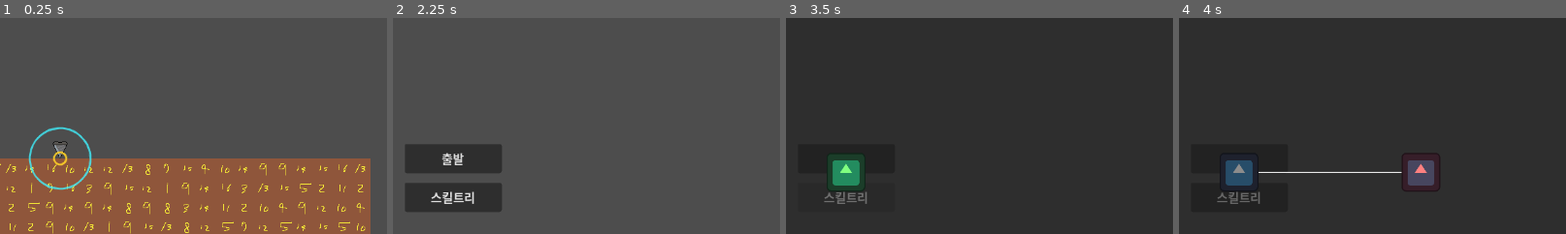
Above: before the commit, frames 1-4 (left to right).
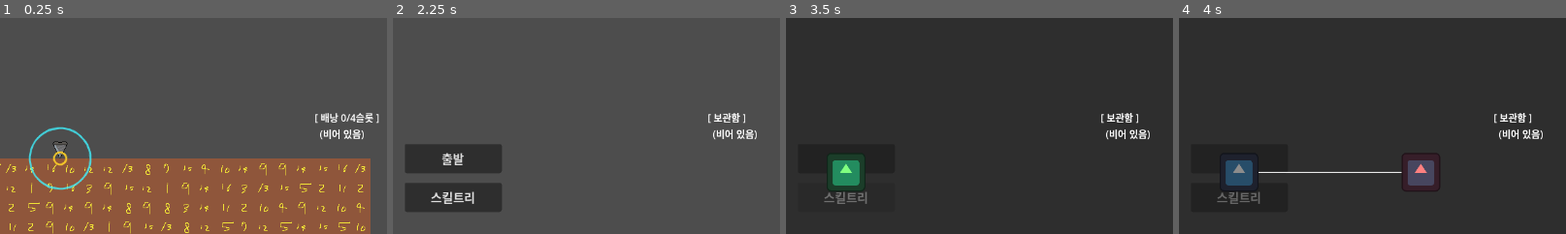
Above: after the commit, the same moments.

Repository: illwsion/Dig-Down-the-Planet
Game: Godot game, scene res://scenes/main/Main.tscn
The game is run twice, just before and just after one commit, with the same random seed, the same clock (stepped at 60 frames per second) and the same inputs. The engine's default icon, where the game draws it, is replaced by a stand-in: a white triangle on a blue panel in a dark square.
Inputs (mouse positions are % of the whole screen's width and height, from its top left):
- Up to frame 1 (0.25 s): no input
- Up to frame 2 (2.25 s): click "거점으로 복귀" at 0.5 s; click "출발" at 1.25 s; click "거점으로 복귀" at 2 s
- Up to frame 3 (3.5 s): click "스킬트리" at 2.75 s
- Up to frame 4 (4 s): click (50, 53) at 3.5 s
The pictures show only the part of the screen within x 42-92%, y 17-67%; the shares and areas given below are measured in that part.

The runs differ from the first frame. In frame 1, 0.7% of the frame differs, in the area x 81-98%, y 43-57%; in frame 2, 0.5%; in frame 3, 0.5%; in frame 4, 0.5%.

Commit message:
feat: 아이템, 인벤토리 시스템 구현

Diff:
--- a/autoload/GameState.gd
+++ b/autoload/GameState.gd
@@ -13,8 +13,15 @@
 ## 달러. 달러 획득 시스템 구현 전까지 0으로 유지.
 var dollars: int = 0
 
-## 광석 인벤토리. { ore_id: StringName -> amount: int }
-var ore_inventory: Dictionary = {}
+## 채굴 중 사용하는 임시 배낭. 출발 시 비워지고, 귀환 시 hub_inventory로 이전된다.
+var run_inventory: RunInventory = RunInventory.new()
+
+## run_inventory UI 표시용 카운트. { item_id -> 표시 개수 }
+## 실제 슬롯(run_inventory)은 픽업 판정 즉시 반영, 이 값은 아이콘 소멸 시 반영.
+var run_display: Dictionary = {}
+
+## 거점 영구 보관함. 런을 넘어 유지되며 스킬 구매 비용 차감에 사용된다.
+var hub_inventory: HubInventory = HubInventory.new()
 
 
 func _ready() -> void:
@@ -24,18 +31,40 @@
 	print("GameState: visible_skills = ", visible_skills)
 
 
+## 출발 전 호출. run_inventory와 표시용 카운트를 모두 비운다.
+func start_run() -> void:
+	run_inventory.clear()
+	run_display.clear()
+
+
+## DropItem 아이콘이 드릴에 도달했을 때 호출. 표시용 카운트만 증가.
+func confirm_pickup(_item_id: StringName, _count: int) -> void:
+	run_display[_item_id] = run_display.get(_item_id, 0) + _count
+
+
+## 귀환 시 호출. run_inventory 전량을 hub_inventory로 이전한 뒤 비운다.
+## hub_inventory는 한계가 없으므로 항상 전량 이전 성공.
+func transfer_run_to_hub() -> void:
+	for slot in run_inventory.slots:
+		if slot["item_id"] == &"" or slot["count"] <= 0:
+			continue
+		hub_inventory.add_item(slot["item_id"], slot["count"])
+	run_inventory.clear()
+
+
+## 스킬 구매 가능 여부. hub_inventory 기준으로 확인한다.
 func can_afford(_cost: SkillCost) -> bool:
 	if dollars < _cost.dollar_cost:
 		return false
 	for oreId in _cost.ore_costs:
 		var required: int = _cost.ore_costs[oreId]
-		var owned: int = ore_inventory.get(oreId, 0)
-		if owned < required:
+		if hub_inventory.get_count(oreId) < required:
 			return false
 	return true
 
 
+## 스킬 구매 비용 차감. hub_inventory 기준으로 차감한다.
 func deduct_cost(_cost: SkillCost) -> void:
 	dollars -= _cost.dollar_cost
 	for oreId in _cost.ore_costs:
-		ore_inventory[oreId] = ore_inventory.get(oreId, 0) - _cost.ore_costs[oreId]
+		hub_inventory.remove_item(oreId, _cost.ore_costs[oreId])
--- a/project.godot
+++ b/project.godot
@@ -18,6 +18,7 @@
 [autoload]
 
 GameState="*res://autoload/GameState.gd"
+ItemDatabase="*uid://pu7yyw7dhdcr"
 
 [display]
 
--- /dev/null
+++ b/resources/items/item_database.csv
@@ -0,0 +1,2 @@
+id,display_name,sell_price
+dirt,흙,1
--- a/resources/tileset/terrain_tileset.tres
+++ b/resources/tileset/terrain_tileset.tres
@@ -1,11 +1,9 @@
-[gd_resource type="TileSet" load_steps=3 format=3 uid="uid://digterraintileset01"]
+[gd_resource type="TileSet" format=3 uid="uid://sah4b0vborau"]
 
-[ext_resource type="Texture2D" path="res://assets/tiles/tile_dirt.png" id="1_dirt"]
+[ext_resource type="Texture2D" uid="uid://c4tuh7jljtw3i" path="res://assets/tiles/tile_dirt.png" id="1_dirt"]
 
 [sub_resource type="TileSetAtlasSource" id="TileSetAtlasSource_dirt"]
 texture = ExtResource("1_dirt")
-margins = Vector2i(0, 0)
-separation = Vector2i(0, 0)
 texture_region_size = Vector2i(32, 32)
 0:0/0 = 0
 1:0/0 = 0
--- a/resources/world/block_table.tres
+++ b/resources/world/block_table.tres
@@ -1,14 +1,13 @@
-[gd_resource type="Resource" script_class="BlockTable" load_steps=4 format=3 uid="uid://digblocktable01"]
+[gd_resource type="Resource" script_class="BlockTable" format=3 uid="uid://6bdpu451nbp1"]
 
-[ext_resource type="Script" path="res://scripts/world/BlockTable.gd" id="1_bt"]
-[ext_resource type="Script" path="res://scripts/world/BlockDef.gd" id="2_bd"]
+[ext_resource type="Script" uid="uid://blr2y32egm1uo" path="res://scripts/world/BlockTable.gd" id="1_bt"]
+[ext_resource type="Script" uid="uid://l8ovhgj20l5p" path="res://scripts/world/BlockDef.gd" id="2_bd"]
 
 [sub_resource type="Resource" id="BlockDef_dirt"]
 script = ExtResource("2_bd")
-id = &"dirt"
-max_hp = 3
-display_name = "흙"
+drop_item_id = &"dirt"
+drop_count = 1
 
 [resource]
 script = ExtResource("1_bt")
-blocks = [SubResource("BlockDef_dirt")]
+blocks = Array[ExtResource("2_bd")]([SubResource("BlockDef_dirt")])
--- a/scenes/hub/Hub.gd
+++ b/scenes/hub/Hub.gd
@@ -6,14 +6,44 @@
 @onready var m_close_button: Button = $UILayer/SkillTreePanel/VBox/HeaderBar/CloseButton
 @onready var m_skill_tree_view = $UILayer/SkillTreePanel/VBox/SkillTreeView
 
+var m_hub_inventory_label: Label
+
 
 func _ready() -> void:
 	m_start_button.pressed.connect(_on_start_button_pressed)
 	m_skill_tree_button.pressed.connect(_on_skill_tree_button_pressed)
 	m_close_button.pressed.connect(_on_close_button_pressed)
 
+	m_hub_inventory_label = Label.new()
+	m_hub_inventory_label.anchor_left   = 1.0
+	m_hub_inventory_label.anchor_right  = 1.0
+	m_hub_inventory_label.anchor_top    = 0.5
+	m_hub_inventory_label.anchor_bottom = 0.5
+	m_hub_inventory_label.offset_left   = -220
+	m_hub_inventory_label.offset_right  = -16
+	m_hub_inventory_label.offset_top    = -80
+	m_hub_inventory_label.offset_bottom = 80
+	$UILayer.add_child(m_hub_inventory_label)
+
+	_update_hub_inventory_label()
+
+
+func _update_hub_inventory_label() -> void:
+	var inv: HubInventory = GameState.hub_inventory
+	var lines: Array[String] = []
+	lines.append("[ 보관함 ]")
+	if inv.items.is_empty():
+		lines.append("  (비어 있음)")
+	else:
+		for item_id in inv.items:
+			var def: ItemDef = ItemDatabase.get_def(item_id)
+			var name: String = def.display_name if def != null else str(item_id)
+			lines.append("  %s × %d" % [name, inv.items[item_id]])
+	m_hub_inventory_label.text = "\n".join(lines)
+
 
 func _on_start_button_pressed() -> void:
+	GameState.start_run()
 	get_tree().change_scene_to_file("res://scenes/main/Main.tscn")
 
 
--- a/scenes/main/Main.gd
+++ b/scenes/main/Main.gd
@@ -17,6 +17,8 @@
 @onready var m_speed_value_label: Label = $UILayer/SpeedPanel/SpeedValueLabel
 @onready var m_return_button: Button = $UILayer/ReturnButton
 
+var m_run_inventory_label: Label
+
 
 func _ready() -> void:
 	print("Main ready (2-2: drill input move)")
@@ -25,6 +27,18 @@
 	_on_speed_slider_changed(m_speed_slider.value)
 	m_drill.move_speed = m_move_speed_px
 	m_return_button.pressed.connect(_on_return_button_pressed)
+
+	m_run_inventory_label = Label.new()
+	m_run_inventory_label.anchor_left   = 1.0
+	m_run_inventory_label.anchor_right  = 1.0
+	m_run_inventory_label.anchor_top    = 0.5
+	m_run_inventory_label.anchor_bottom = 0.5
+	m_run_inventory_label.offset_left   = -220
+	m_run_inventory_label.offset_right  = -16
+	m_run_inventory_label.offset_top    = -80
+	m_run_inventory_label.offset_bottom = 80
+	$UILayer.add_child(m_run_inventory_label)
+
 	_update_hud()
 
 
@@ -34,6 +48,9 @@
 
 
 func _on_return_button_pressed() -> void:
+	for drop in get_tree().get_nodes_in_group("drop_items"):
+		drop.queue_free()
+	GameState.transfer_run_to_hub()
 	get_tree().change_scene_to_file("res://scenes/hub/Hub.tscn")
 
 
@@ -59,3 +76,27 @@
 		parts.append(m_drill.get_mining_debug_string())
 	if parts.size() > 0:
 		m_aim_label.text = "\n".join(parts)
+
+	m_run_inventory_label.text = _format_run_inventory()
+
+
+func _format_run_inventory() -> String:
+	var inv: RunInventory = GameState.run_inventory
+	var display: Dictionary = GameState.run_display
+	var lines: Array[String] = []
+	lines.append("[ 배낭 %d/%d슬롯 ]" % [_count_used_slots(inv), inv.slot_count])
+	for item_id in display:
+		var def: ItemDef = ItemDatabase.get_def(item_id)
+		var label: String = def.display_name if def != null else str(item_id)
+		lines.append("  %s × %d" % [label, display[item_id]])
+	if lines.size() == 1:
+		lines.append("  (비어 있음)")
+	return "\n".join(lines)
+
+
+func _count_used_slots(_inv: RunInventory) -> int:
+	var count: int = 0
+	for slot in _inv.slots:
+		if slot["item_id"] != &"":
+			count += 1
+	return count
--- a/scenes/ui/skill_tree/SkillTreeView.tscn
+++ b/scenes/ui/skill_tree/SkillTreeView.tscn
@@ -1,21 +1,27 @@
-[gd_scene load_steps=4 format=3 uid="uid://skill_tree_view"]
+[gd_scene format=3 uid="uid://ct7aahesy7qdy"]
 
-[ext_resource type="Script" path="res://scripts/ui/skill_tree/SkillTreeView.gd" id="1_skilltreeview"]
+[ext_resource type="Script" uid="uid://dpgvorahsyuf3" path="res://scripts/ui/skill_tree/SkillTreeView.gd" id="1_skilltreeview"]
 [ext_resource type="PackedScene" path="res://scenes/ui/skill_tree/SkillTooltip.tscn" id="2_skilltooltip"]
-[ext_resource type="Script" path="res://scripts/ui/skill_tree/SkillTreeLines.gd" id="3_skilltreelines"]
+[ext_resource type="Script" uid="uid://dh5s1l08axrgm" path="res://scripts/ui/skill_tree/SkillTreeLines.gd" id="3_skilltreelines"]
 
-[node name="SkillTreeView" type="Control"]
-script = ExtResource("1_skilltreeview")
+[node name="SkillTreeView" type="Control" unique_id=1579095403]
+clip_contents = true
+layout_mode = 3
 anchors_preset = 15
 anchor_right = 1.0
 anchor_bottom = 1.0
-clip_contents = true
+grow_horizontal = 2
+grow_vertical = 2
+script = ExtResource("1_skilltreeview")
 
-[node name="Canvas" type="Node2D" parent="."]
+[node name="Canvas" type="Node2D" parent="." unique_id=895114362]
 
-[node name="ConnectionsLayer" type="Node2D" parent="Canvas"]
+[node name="ConnectionsLayer" type="Node2D" parent="Canvas" unique_id=747353350]
 script = ExtResource("3_skilltreelines")
 
-[node name="NodesLayer" type="Control" parent="Canvas"]
+[node name="NodesLayer" type="Control" parent="Canvas" unique_id=950729850]
+layout_mode = 3
+anchors_preset = 0
 
-[node name="Tooltip" parent="." instance=ExtResource("2_skilltooltip")]
+[node name="Tooltip" parent="." unique_id=1328838739 instance=ExtResource("2_skilltooltip")]
+layout_mode = 0
--- /dev/null
+++ b/scenes/world/DropItem.tscn
@@ -0,0 +1,14 @@
+[gd_scene format=3]
+
+[ext_resource type="Script" path="res://scripts/world/DropItem.gd" id="1"]
+
+[sub_resource type="CircleShape2D" id="CircleShape2D_1"]
+radius = 8.0
+
+[node name="DropItem" type="Area2D"]
+script = ExtResource("1")
+
+[node name="Sprite2D" type="Sprite2D" parent="."]
+
+[node name="CollisionShape2D" type="CollisionShape2D" parent="."]
+shape = SubResource("CircleShape2D_1")
--- /dev/null
+++ b/scripts/items/HubInventory.gd
@@ -0,0 +1,32 @@
+class_name HubInventory
+extends Resource
+
+## 거점 영구 보관함. 슬롯·스택 제한 없이 종류와 개수만 저장한다.
+
+## { item_id: StringName -> count: int }
+var items: Dictionary = {}
+
+
+## 아이템 추가. 한계 없으므로 항상 성공.
+func add_item(_item_id: StringName, _count: int) -> void:
+	if _item_id == &"" or _count <= 0:
+		return
+	items[_item_id] = items.get(_item_id, 0) + _count
+
+
+## 아이템 제거. 보유량이 부족하면 false 반환.
+func remove_item(_item_id: StringName, _count: int) -> bool:
+	var owned: int = items.get(_item_id, 0)
+	if owned < _count:
+		return false
+	var remaining: int = owned - _count
+	if remaining <= 0:
+		items.erase(_item_id)
+	else:
+		items[_item_id] = remaining
+	return true
+
+
+## 특정 아이템의 보유 수량 반환. 없으면 0.
+func get_count(_item_id: StringName) -> int:
+	return items.get(_item_id, 0)
--- /dev/null
+++ b/scripts/items/ItemDatabase.gd
@@ -0,0 +1,49 @@
+extends Node
+
+## 아이템 데이터베이스. Autoload로 등록해 전역에서 사용한다.
+## 시작 시 item_database.csv를 파싱해 캐시하며, ItemDatabase.get_def(id)로 조회한다.
+##
+## CSV 컬럼 순서 (0-based):
+##  0  id
+##  1  display_name
+##  2  sell_price
+##
+## 새 아이템 추가: item_database.csv에 행 하나만 추가하면 된다.
+
+const c_CsvPath := "res://resources/items/item_database.csv"
+
+## { item_id: StringName -> ItemDef }
+var _defs: Dictionary = {}
+
+
+func _ready() -> void:
+	_load_csv()
+
+
+## id로 ItemDef를 반환한다. 없으면 null.
+func get_def(_id: StringName) -> ItemDef:
+	if _defs.has(_id):
+		return _defs[_id]
+	push_warning("ItemDatabase: 알 수 없는 item_id '%s'" % _id)
+	return null
+
+
+func _load_csv() -> void:
+	var file := FileAccess.open(c_CsvPath, FileAccess.READ)
+	if file == null:
+		push_error("ItemDatabase: CSV를 찾을 수 없음 — " + c_CsvPath)
+		return
+
+	file.get_csv_line()  # 헤더 스킵
+
+	while not file.eof_reached():
+		var row := file.get_csv_line()
+		if row.size() < 3 or row[0].strip_edges().is_empty():
+			continue
+		var def := ItemDef.new()
+		def.id           = StringName(row[0].strip_edges())
+		def.display_name = row[1].strip_edges()
+		def.sell_price   = int(row[2].strip_edges())
+		_defs[def.id]    = def
+
+	print("ItemDatabase: %d개 아이템 로드 완료" % _defs.size())
--- /dev/null
+++ b/scripts/items/ItemDef.gd
@@ -0,0 +1,16 @@
+class_name ItemDef
+extends Resource
+
+## 아이템 한 종류의 정의. ItemDatabase가 CSV에서 파싱해 런타임에 생성한다.
+
+## 고유 식별자. DropItem·Inventory 등 모든 곳에서 이 id로 아이템을 구분한다.
+var id: StringName = &""
+
+var display_name: String = ""
+
+## 인벤토리 슬롯 및 DropItem 스프라이트에 사용할 아이콘.
+## 우선 공용 플레이스홀더를 사용. 추후 아이템별 스프라이트로 교체 예정.
+var icon: Texture2D = preload("res://assets/sprites/image_32.png")
+
+## 추후 상점에서 달러로 환산할 기준 가격.
+var sell_price: int = 1
--- /dev/null
+++ b/scripts/items/RunInventory.gd
@@ -0,0 +1,86 @@
+class_name RunInventory
+extends Resource
+
+## 채굴 중 사용하는 임시 배낭. 슬롯 수·슬롯당 최대 스택이 제한된다.
+## 출발 시 clear(), 귀환 시 GameState.transfer_run_to_hub()로 비워진다.
+## 슬롯 수·max_stack은 스킬 업그레이드로 GameState에서 갱신한다.
+
+const c_DefaultSlotCount: int = 4
+const c_DefaultMaxStack: int = 3
+
+## 현재 최대 슬롯 수. 스킬로 증가 가능.
+var slot_count: int = c_DefaultSlotCount
+
+## 슬롯당 최대 아이템 수. 스킬로 증가 가능.
+var max_stack: int = c_DefaultMaxStack
+
+## 슬롯 배열. 각 슬롯은 { "item_id": StringName, "count": int }.
+## 길이는 항상 slot_count와 동일하게 유지된다.
+var slots: Array = []
+
+
+func _init() -> void:
+	_resize_slots(slot_count)
+
+
+## 모든 슬롯을 비운다. 출발 전 호출.
+func clear() -> void:
+	for slot in slots:
+		slot["item_id"] = &""
+		slot["count"] = 0
+
+
+## 아이템 추가 시도. 전량 수납 성공이면 true, 공간 부족이면 false.
+## 우선순위: 같은 id가 있고 max_stack 미만인 슬롯 → 빈 슬롯.
+func add_item(_item_id: StringName, _count: int) -> bool:
+	var remaining: int = _count
+
+	# 1단계: 기존 슬롯에 합산
+	for slot in slots:
+		if remaining <= 0:
+			break
+		if slot["item_id"] != _item_id:
+			continue
+		var space: int = max_stack - slot["count"]
+		var fill: int = mini(space, remaining)
+		slot["count"] += fill
+		remaining -= fill
+
+	# 2단계: 빈 슬롯 사용
+	for slot in slots:
+		if remaining <= 0:
+			break
+		if slot["item_id"] != &"":
+			continue
+		var fill: int = mini(max_stack, remaining)
+		slot["item_id"] = _item_id
+		slot["count"] = fill
+		remaining -= fill
+
+	return remaining <= 0
+
+
+## 아이템을 1개라도 더 넣을 수 있으면 true.
+func can_add(_item_id: StringName) -> bool:
+	for slot in slots:
+		if slot["item_id"] == _item_id and slot["count"] < max_stack:
+			return true
+		if slot["item_id"] == &"":
+			return true
+	return false
+
+
+## 특정 아이템의 총 보유 수량.
+func get_count(_item_id: StringName) -> int:
+	var total: int = 0
+	for slot in slots:
+		if slot["item_id"] == _item_id:
+			total += slot["count"]
+	return total
+
+
+## 슬롯 수를 늘린다. 스킬 업그레이드 시 호출. 기존 슬롯 내용은 유지.
+func _resize_slots(_new_count: int) -> void:
+	slot_count = _new_count
+	while slots.size() < slot_count:
+		slots.append({"item_id": &"", "count": 0})
--- a/scripts/player/Drill.gd
+++ b/scripts/player/Drill.gd
@@ -72,6 +72,7 @@
 	# MVP용: 1번 레이어끼리 충돌되게 명시
 	collision_layer = 1
 	collision_mask = 1
+	add_to_group("drill")  # DropItem이 get_first_node_in_group("drill")으로 참조
 
 	var tex := m_sprite.texture
 	if tex == null:
--- a/scripts/world/BlockDef.gd
+++ b/scripts/world/BlockDef.gd
@@ -6,3 +6,8 @@
 @export var id: StringName = &"dirt"
 @export var max_hp: int = 3
 @export var display_name: String = "흙"
+
+## 파괴 시 드롭할 아이템 id. 빈 문자열이면 드롭 없음.
+@export var drop_item_id: StringName = &""
+## 드롭 개수.
+@export var drop_count: int = 1
--- a/scripts/world/BlockTable.gd
+++ b/scripts/world/BlockTable.gd
@@ -12,3 +12,11 @@
 			return b.max_hp
 	push_warning("BlockTable: unknown block_id %s, using 1" % block_id)
 	return 1
+
+
+func get_def(block_id: StringName) -> BlockDef:
+	for b in blocks:
+		if b != null and b.id == block_id:
+			return b
+	push_warning("BlockTable: unknown block_id %s" % block_id)
+	return null
--- a/scripts/world/Chunk.gd
+++ b/scripts/world/Chunk.gd
@@ -55,7 +55,6 @@
 
 
 func _break_cell(local_cell: Vector2i) -> void:
-	## HP 0 — 타일·충돌 제거(3-7에서 자원 훅 추가 예정).
 	_remove_damage_overlay(local_cell)
 	m_tile_layer.erase_cell(local_cell)
 	m_cell_hp.erase(local_cell)
@@ -63,6 +62,24 @@
 		var body: Node = m_tile_bodies[local_cell]
 		m_tile_bodies.erase(local_cell)
 		body.queue_free()
+	_spawn_drop(local_cell)
+
+
+func _spawn_drop(local_cell: Vector2i) -> void:
+	var block_id: StringName = block_id_for_cell(local_cell)
+	var def: BlockDef = block_table.get_def(block_id)
+	if def == null or def.drop_item_id == &"":
+		return
+
+	var drop_scene: PackedScene = load("res://scenes/world/DropItem.tscn")
+	var drop: Area2D = drop_scene.instantiate()
+	var world_pos: Vector2 = to_global(
+		Vector2(local_cell.x * TILE_SIZE_PX + TILE_SIZE_PX / 2.0,
+				local_cell.y * TILE_SIZE_PX + TILE_SIZE_PX / 2.0)
+	)
+	# 청크보다 오래 살아야 하므로 씬 루트에 붙인다
+	get_tree().root.add_child(drop)
+	drop.setup(def.drop_item_id, def.drop_count, world_pos)
 
 
 func _clear_damage_overlays() -> void:
--- /dev/null
+++ b/scripts/world/DropItem.gd
@@ -0,0 +1,173 @@
+extends Area2D
+
+## 월드에 스폰되는 드롭 아이템.
+## 픽업 판정 시 run_inventory에 즉시 추가.
+## 아이콘은 BOUNCE → FLY 애니메이션 후 드릴 중심에서 소멸.
+
+#region 물리 상수
+const c_Gravity: float        = 500.0   # px/s²
+const c_MaxFallSpeed: float   = 300.0   # px/s
+const c_DespawnDistance: float = 900.0  # 플레이어 거리 초과 시 자동 소멸 (px)
+const c_LandCheckRadius: float = 4.0
+const c_FootOffsetY: float     = 20.0
+#endregion
+
+#region 픽업 애니메이션 상수
+## BOUNCE: 드릴 반대 방향으로 튕겨나가는 시간 (초)
+const c_BounceDuration: float   = 0.3
+## BOUNCE: 초기 튕김 속도 (px/s)
+const c_BounceSpeed: float      = 130.0
+## FLY: 드릴을 향해 빨려드는 초기 속도 (px/s)
+const c_FlyInitialSpeed: float  = 80.0
+## FLY: 가속도 (px/s²)
+const c_FlyAcceleration: float  = 2000.0
+## FLY: 최대 속도 (px/s)
+const c_FlyMaxSpeed: float      = 1400.0
+## FLY: 이 거리 이하면 도달 판정 → 소멸 (px)
+const c_FlyArrivalDist: float   = 8.0
+#endregion
+
+@onready var m_sprite: Sprite2D = $Sprite2D
+
+var item_id: StringName = &""
+var count: int = 1
+var pickup_radius: float = 80.0
+
+#region 물리 상태
+var m_velocity_y: float = 0.0
+var m_velocity_x: float = 0.0
+var m_bob_phase: float  = 0.0
+#endregion
+
+#region 픽업 애니메이션 상태
+enum State { PHYSICS, BOUNCE, FLY }
+var m_state: State = State.PHYSICS
+
+var m_bounce_timer: float = 0.0
+var m_bounce_dir: Vector2 = Vector2.ZERO
+var m_fly_speed: float    = 0.0
+#endregion
+
+
+func _ready() -> void:
+	add_to_group("drop_items")
+
+
+func _process(delta: float) -> void:
+	match m_state:
+		State.PHYSICS:
+			_apply_gravity(delta)
+			_update_bob(delta)
+			_check_pickup()
+			_check_despawn()
+		State.BOUNCE:
+			_update_bounce(delta)
+		State.FLY:
+			_update_fly(delta)
+
+
+## 타일 파괴 직후 Chunk에서 호출.
+func setup(_item_id: StringName, _count: int, _spawn_pos: Vector2) -> void:
+	item_id = _item_id
+	count   = _count
+	global_position = _spawn_pos
+
+	m_velocity_x = randf_range(-80.0, 80.0)
+	m_velocity_y = randf_range(-180.0, -80.0)
+
+	var def: ItemDef = ItemDatabase.get_def(item_id)
+	if def != null and def.icon != null:
+		m_sprite.texture = def.icon
+
+
+#region 물리
+
+func _apply_gravity(delta: float) -> void:
+	var world: Node = get_tree().get_first_node_in_group("world")
+	if world == null:
+		return
+	var foot_pos: Vector2 = global_position + Vector2(0.0, c_FootOffsetY)
+	if world.has_mineable_tile_in_circle(foot_pos, c_LandCheckRadius) and m_velocity_y >= 0.0:
+		m_velocity_y = 0.0
+		m_velocity_x = 0.0
+		return
+	m_velocity_y = minf(m_velocity_y + c_Gravity * delta, c_MaxFallSpeed)
+	global_position.y += m_velocity_y * delta
+	m_velocity_x = move_toward(m_velocity_x, 0.0, 200.0 * delta)
+	global_position.x += m_velocity_x * delta
+
+
+func _update_bob(delta: float) -> void:
+	if m_velocity_y != 0.0 or absf(m_velocity_x) > 1.0:
+		m_bob_phase = 0.0
+		m_sprite.position.y = 0.0
+		return
+	m_bob_phase += delta * TAU
+	m_sprite.position.y = sin(m_bob_phase) * 3.5
+
+
+func _check_despawn() -> void:
+	var drill: Node = get_tree().get_first_node_in_group("drill")
+	if drill == null:
+		return
+	if global_position.distance_to(drill.get_tip_global_position()) > c_DespawnDistance:
+		queue_free()
+
+#endregion
+
+
+#region 픽업 애니메이션
+
+func _check_pickup() -> void:
+	var drill: Node = get_tree().get_first_node_in_group("drill")
+	if drill == null:
+		return
+	if global_position.distance_to(drill.get_tip_global_position()) > pickup_radius:
+		return
+	if not GameState.run_inventory.can_add(item_id):
+		return
+
+	# 데이터 즉시 반영
+	GameState.run_inventory.add_item(item_id, count)
+
+	# BOUNCE 페이즈 시작: 드릴 반대 방향으로 튕김
+	var away: Vector2 = (global_position - drill.get_tip_global_position()).normalized()
+	if away == Vector2.ZERO:
+		away = Vector2(randf_range(-1.0, 1.0), -1.0).normalized()
+	m_bounce_dir  = away
+	m_bounce_timer = 0.0
+	m_velocity_x  = 0.0
+	m_velocity_y  = 0.0
+	m_state = State.BOUNCE
+
+
+func _update_bounce(delta: float) -> void:
+	m_bounce_timer += delta
+	# easeOut: 시간이 지날수록 감속
+	var t: float     = clampf(m_bounce_timer / c_BounceDuration, 0.0, 1.0)
+	var speed: float = c_BounceSpeed * (1.0 - t)
+	global_position += m_bounce_dir * speed * delta
+
+	if m_bounce_timer >= c_BounceDuration:
+		m_fly_speed = c_FlyInitialSpeed
+		m_state = State.FLY
+
+
+func _update_fly(delta: float) -> void:
+	var drill: Node = get_tree().get_first_node_in_group("drill")
+	if drill == null:
+		queue_free()
+		return
+
+	var target: Vector2 = drill.get_tip_global_position()
+	var dist: float     = global_position.distance_to(target)
+
+	if dist <= c_FlyArrivalDist:
+		GameState.confirm_pickup(item_id, count)
+		queue_free()
+		return
+
+	m_fly_speed = minf(m_fly_speed + c_FlyAcceleration * delta, c_FlyMaxSpeed)
+	global_position += (target - global_position).normalized() * m_fly_speed * delta
+
+#endregion
--- a/scripts/world/World.gd
+++ b/scripts/world/World.gd
@@ -22,6 +22,7 @@
 
 
 func _ready() -> void:
+	add_to_group("world")
 	sync_chunks()
 
 
Not shown, added: resources/items/item_database.csv.import
Binary file added: resources/items/item_database.display.translation
Binary file added: resources/items/item_database.sell.translation
Not shown, added: scripts/items/HubInventory.gd.uid
Not shown, added: scripts/items/ItemDatabase.gd.uid
Not shown, added: scripts/items/ItemDef.gd.uid
Not shown, added: scripts/items/RunInventory.gd.uid
Not shown, added: scripts/world/DropItem.gd.uid
Not shown, changed: INVENTORY_ITEM_PLAN.md
